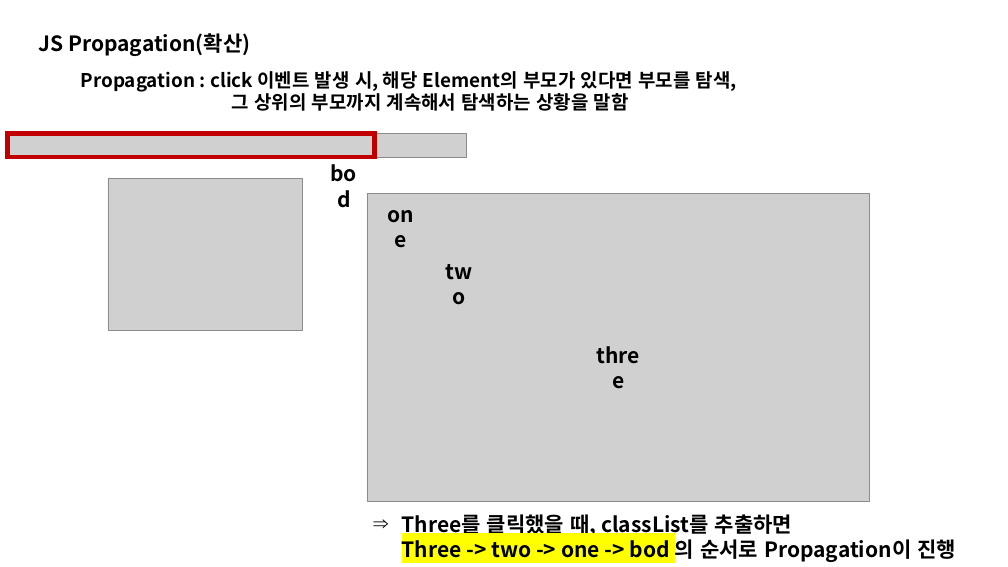
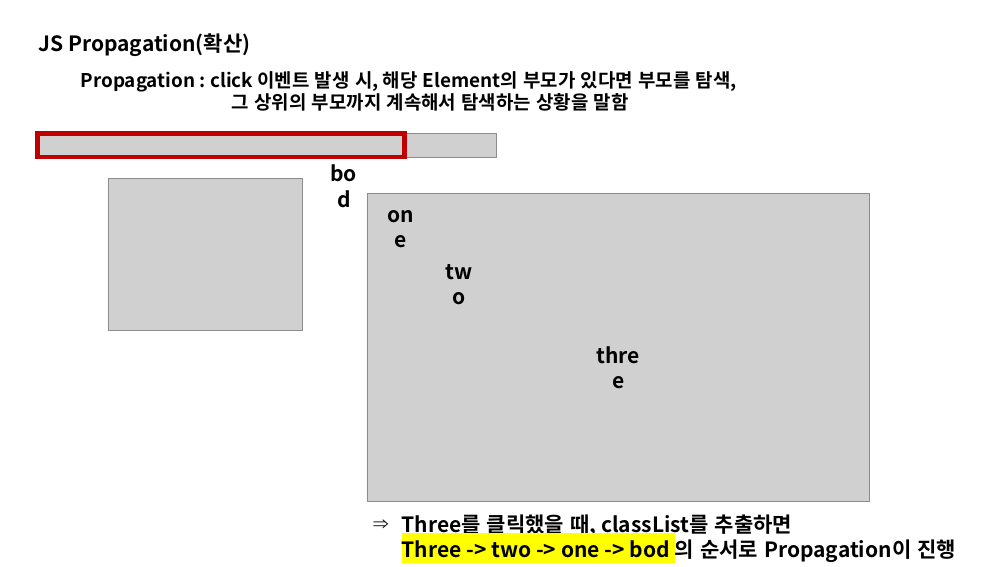
Before and after one commit to guswo5580/JS_Basic_Project, a slide deck: slide 1 of 25 - Event Capture, Propagation, Bubbling and Once/Description.pptx. Drawn at 1008x567 pixels with LibreOffice and Linux fonts; fonts in the diff are those of the drawing; grey boxes stand for pictures. Boxes give left, top, right and bottom in pixels: in the first picture for what was removed or moved away, otherwise in the second. Text is boxed around its words. In the diff, an @@ line names an element or a change of style, - is before the commit and + after.

Commit message:
Modify 25 Description

```diff
--- a/25 - Event Capture, Propagation, Bubbling and Once/Description.pptx
+++ b/25 - Event Capture, Propagation, Bubbling and Once/Description.pptx
@@ picture: place and size @@
-picture at box(8, 134, 467, 157)
+picture at box(38, 134, 497, 157)
@@ rectangle: place and size @@
-rectangle at box(8, 134, 374, 157)
+rectangle at box(38, 134, 405, 157)
```
